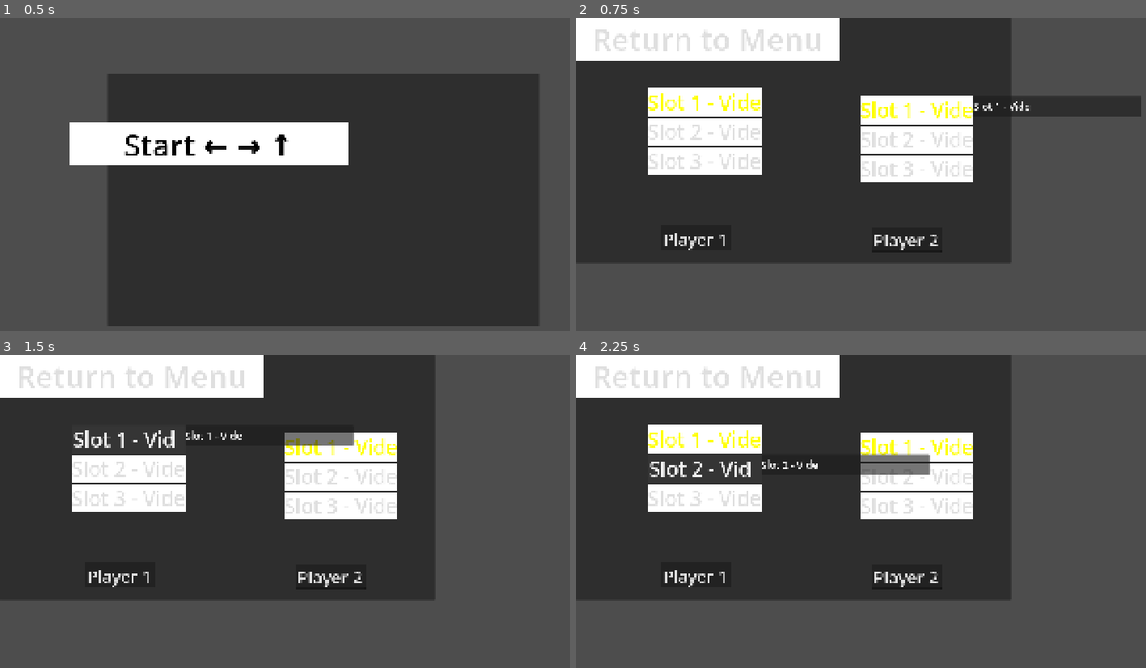
Above: before the commit, frames 1-4 (two rows, left to right).
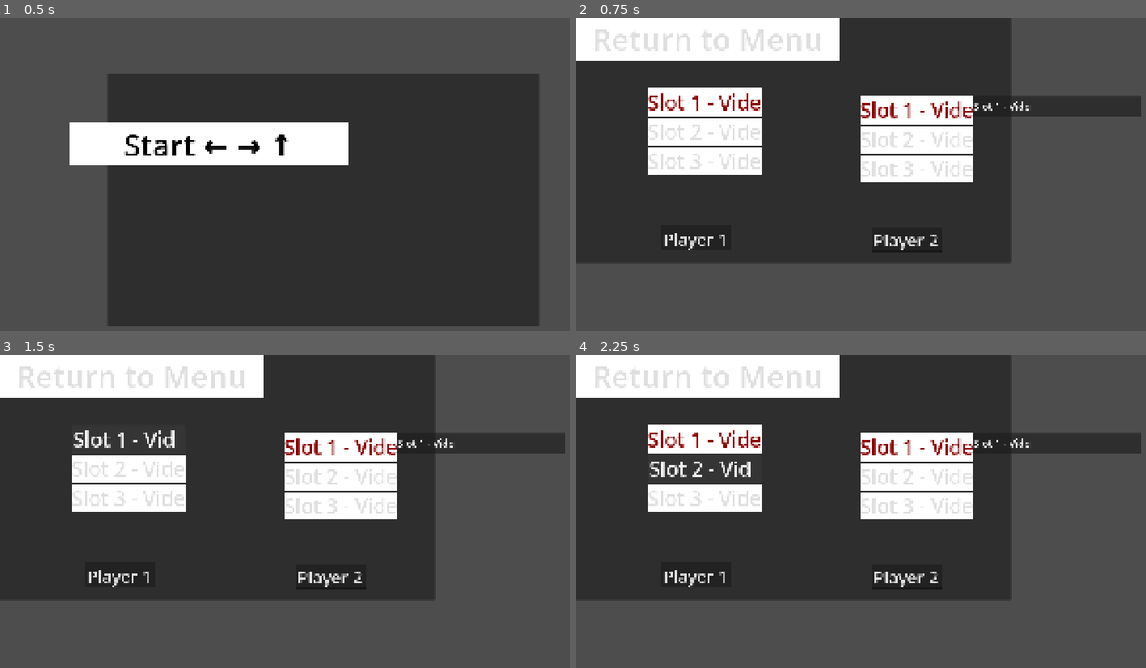
Above: after the commit, the same moments.

Repository: Luciferui/tldr
Game: Godot game, scene res://main_menu.tscn
Same seed, same stepped clock (60 frames per second), same inputs: the game is played once before the commit and once after it.
Inputs:
- Up to frame 1 (0.5 s): no input
- Up to frame 2 (0.75 s): click "Start ← → ↑" at 0.5 s
- Up to frame 3 (1.5 s): click "Slot 1 - Vide" at 1.25 s
- Up to frame 4 (2.25 s): click "Slot 2 - Vide" at 2 s

Frame 1 is identical in both runs. In frame 2, 0.7% of the frame differs, in the area x 12-70%, y 24-33%; in frame 3, 2.4%; in frame 4, 3.0%, in the area x 12-100%, y 24-39%.

Commit message:
Stocke les spells sélectionnés dans des variables globales lorsque l'on appuie sur start

Diff:
--- /dev/null
+++ b/data_distributor.gd
@@ -0,0 +1,17 @@
+extends Node
+
+var p1_spells := [-1, -1, -1]
+var p2_spells := [-1, -1, -1]
+
+# Called when the node enters the scene tree for the first time.
+func _ready() -> void:
+	pass # Replace with function body.
+
+
+func distribute_spells(p1_selected_spells, p2_selected_spells) -> void:
+	p1_spells = p1_selected_spells
+	p2_spells = p2_selected_spells
+
+# Called every frame. 'delta' is the elapsed time since the previous frame.
+func _process(delta: float) -> void:
+	pass
--- a/project.godot
+++ b/project.godot
@@ -15,6 +15,10 @@
 config/features=PackedStringArray("4.7", "Forward Plus")
 run/max_fps=60
 config/icon="res://icon.svg"
+
+[autoload]
+
+DataDistributor="*uid://c3110dhmv6j7r"
 
 [display]
 
--- a/spell_select_menu.gd
+++ b/spell_select_menu.gd
@@ -1,14 +1,14 @@
 extends Control
 
-# --- Sorts disponibles (les 5 boutons existants, utilisés comme "pool") ---
+#Sorts disponibles
 @onready var p1_spell_buttons: Array = [$VBoxContainer/Spell1, $VBoxContainer/Spell2, $VBoxContainer/Spell3, $VBoxContainer/Spell4, $VBoxContainer/Spell5]
 @onready var p2_spell_buttons: Array = [$VBoxContainer2/Spell1, $VBoxContainer2/Spell2, $VBoxContainer2/Spell3, $VBoxContainer2/Spell4, $VBoxContainer2/Spell5]
 
-# --- Slots (3 par joueur) : nouveaux boutons à créer dans l'éditeur ---
+#Slots (3 par joueur)
 @onready var p1_slot_buttons: Array = [$VBoxContainerSlots/Slot1, $VBoxContainerSlots/Slot2, $VBoxContainerSlots/Slot3]
 @onready var p2_slot_buttons: Array = [$VBoxContainerSlots2/Slot1, $VBoxContainerSlots2/Slot2, $VBoxContainerSlots2/Slot3]
 
-# --- Conteneurs pour basculer entre vue "slots" et vue "liste des sorts" ---
+#Conteneurs pour basculer entre vue "slots" et vue "liste des sorts"
 @onready var p1_spelllist_container: Control = $VBoxContainer
 @onready var p2_spelllist_container: Control = $VBoxContainer2
 @onready var p1_slotlist_container: Control = $VBoxContainerSlots
@@ -27,7 +27,7 @@
 var p1_mode: int = Mode.SLOTS
 var p2_mode: int = Mode.SLOTS
 
-var p1_slot_index := 0   # slot en surbrillance (0..2) en mode SLOTS
+var p1_slot_index := 0   # slot en surbrillance en mode SLOTS
 var p2_slot_index := 0
 
 var p1_pick_index := 0   # index dans la liste des sorts DISPONIBLES en mode PICKING
@@ -36,7 +36,7 @@
 var p1_editing_slot := -1  # quel slot est en train d'être rempli
 var p2_editing_slot := -1
 
-var p1_slots := [-1, -1, -1]  # index de sort (0..4) assigné à chaque slot, -1 = vide
+var p1_slots := [-1, -1, -1]  # index de sort (0 à 4) assigné à chaque slot, -1 = vide
 var p2_slots := [-1, -1, -1]
 
 var p1_spell_names: Array = []
@@ -54,10 +54,8 @@
 
 	for b in p1_spell_buttons + p2_spell_buttons + p1_slot_buttons + p2_slot_buttons + [start_button, main_menu_button]:
 		b.focus_mode = Control.FOCUS_NONE
-		b.mouse_entered.connect(_show_info.bind(b))
-		b.mouse_exited.connect(_hide_info)
-
-	# Au départ : on voit les slots (vides), pas la liste des sorts
+
+	# Au départ on voit les slots (vides), pas la liste des sorts
 	p1_spelllist_container.visible = false
 	p2_spelllist_container.visible = false
 
@@ -260,7 +258,7 @@
 
 func _set_highlight(button: Button, on: bool) -> void:
 	if on:
-		button.add_theme_color_override("font_color", Color.YELLOW)
+		button.add_theme_color_override("font_color", Color.DARK_RED)
 	else:
 		button.remove_theme_color_override("font_color")
 
@@ -286,6 +284,7 @@
 
 
 func _on_start_button_pressed() -> void:
-	print("P1 spells: ", p1_slots)
-	print("P2 spells: ", p2_slots)
+	DataDistributor.distribute_spells(p1_slots, p2_slots)
+	print(DataDistributor.p1_spells)
+	print(DataDistributor.p2_spells)
 	get_tree().change_scene_to_file("res://level.tscn")
--- a/spell_select_menu.tscn
+++ b/spell_select_menu.tscn
@@ -86,21 +86,21 @@
 offset_right = 516.0
 offset_bottom = 845.0
 
-[node name="Slot1" type="Button" parent="VBoxContainerSlots"]
+[node name="Slot1" type="Button" parent="VBoxContainerSlots" unique_id=356202784]
 layout_mode = 2
 theme_override_colors/font_color = Color(0, 0, 0, 1)
 theme_override_font_sizes/font_size = 60
 theme_override_styles/normal = SubResource("StyleBoxFlat_6hf7k")
 text = "Slot 1 - Vide"
 
-[node name="Slot2" type="Button" parent="VBoxContainerSlots"]
+[node name="Slot2" type="Button" parent="VBoxContainerSlots" unique_id=1731658189]
 layout_mode = 2
 theme_override_colors/font_color = Color(0, 0, 0, 1)
 theme_override_font_sizes/font_size = 60
 theme_override_styles/normal = SubResource("StyleBoxFlat_6hf7k")
 text = "Slot 2 - Vide"
 
-[node name="Slot3" type="Button" parent="VBoxContainerSlots"]
+[node name="Slot3" type="Button" parent="VBoxContainerSlots" unique_id=1321738984]
 layout_mode = 2
 theme_override_colors/font_color = Color(0, 0, 0, 1)
 theme_override_font_sizes/font_size = 60
@@ -159,21 +159,21 @@
 offset_right = 1126.0
 offset_bottom = 612.0
 
-[node name="Slot1" type="Button" parent="VBoxContainerSlots2"]
+[node name="Slot1" type="Button" parent="VBoxContainerSlots2" unique_id=1006321318]
 layout_mode = 2
 theme_override_colors/font_color = Color(0, 0, 0, 1)
 theme_override_font_sizes/font_size = 60
 theme_override_styles/normal = SubResource("StyleBoxFlat_6hf7k")
 text = "Slot 1 - Vide"
 
-[node name="Slot2" type="Button" parent="VBoxContainerSlots2"]
+[node name="Slot2" type="Button" parent="VBoxContainerSlots2" unique_id=193982375]
 layout_mode = 2
 theme_override_colors/font_color = Color(0, 0, 0, 1)
 theme_override_font_sizes/font_size = 60
 theme_override_styles/normal = SubResource("StyleBoxFlat_6hf7k")
 text = "Slot 2 - Vide"
 
-[node name="Slot3" type="Button" parent="VBoxContainerSlots2"]
+[node name="Slot3" type="Button" parent="VBoxContainerSlots2" unique_id=586372609]
 layout_mode = 2
 theme_override_colors/font_color = Color(0, 0, 0, 1)
 theme_override_font_sizes/font_size = 60
Not shown, added: data_distributor.gd.uid
